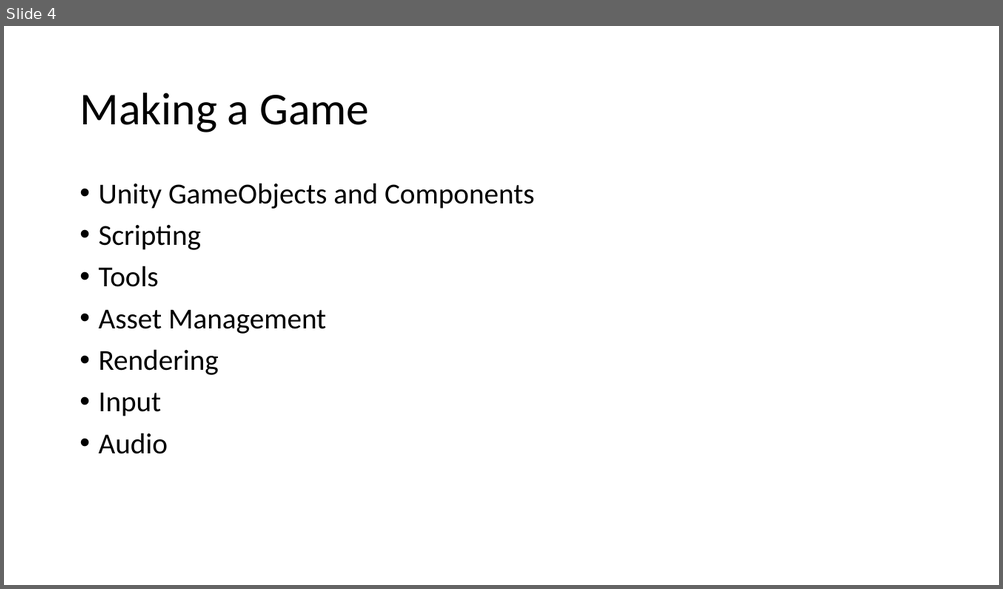
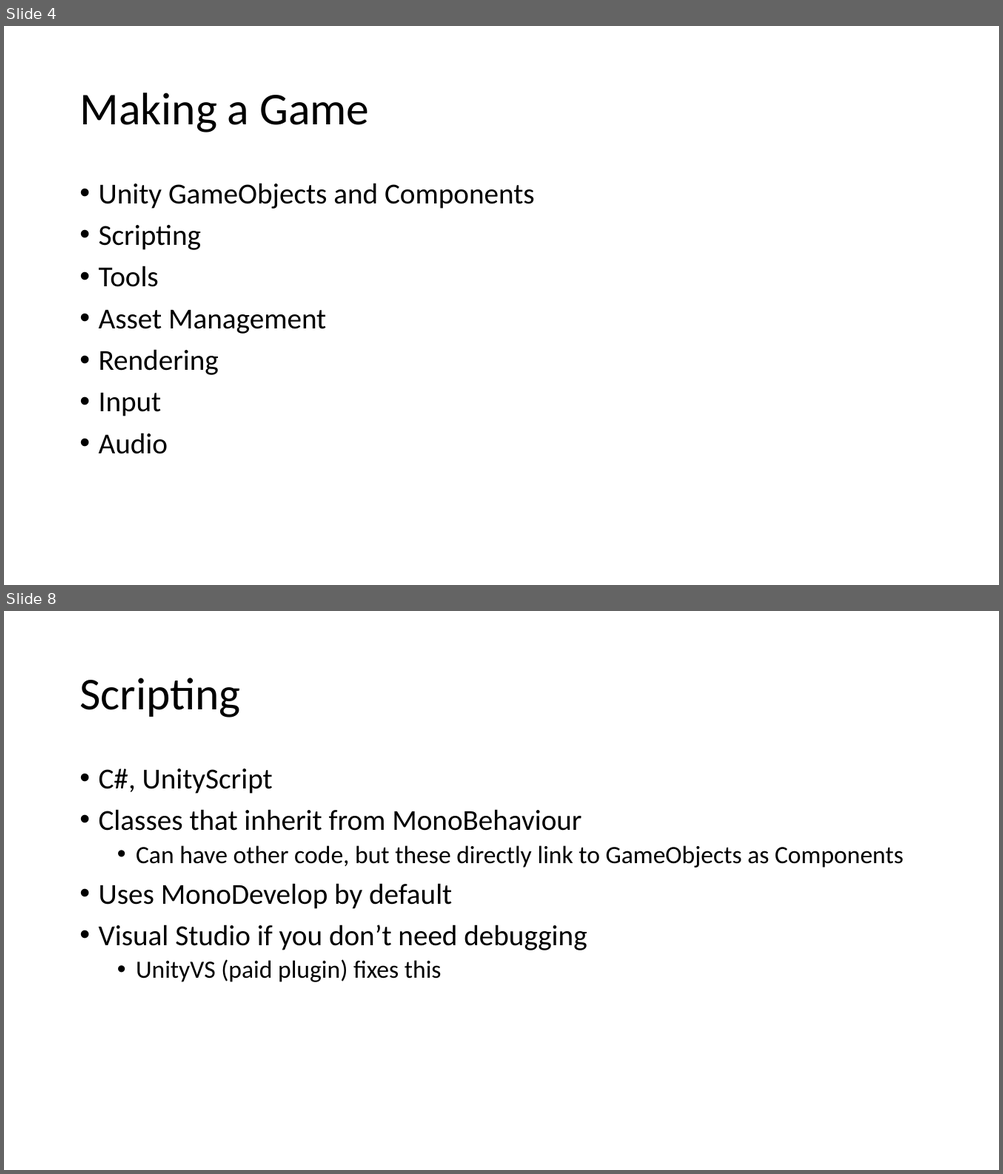
Before and after one commit to quandtm/UnitySTWorkshop, a slide deck: ST_Unity_101_Part1.pptx. Shown one above the other, each under a label of ours: slide 4 before the commit, slides 4 and 8 after it; the slides between them are not shown. The pictures are 1003x589 and 1003x1174 pixels, drawn with LibreOffice and Linux fonts; fonts in the diff are those of the drawing. Boxes give left, top, right and bottom in pixels: in the first picture for what was removed or moved away, otherwise in the second. Text is boxed around its words. In the diff, an @@ line names an element or a change of style, - is before the commit and + after.

Commit message:
Components, Prefabs and Scripts

```diff
--- a/ST_Unity_101_Part1.pptx
+++ b/ST_Unity_101_Part1.pptx
@@ slide 8 added at bbox=[4, 611, 999, 1170], background #FFFFFF @@
@@ title added at bbox=[79, 678, 240, 718], 44 pt, text #000000 @@
+Scripting
@@ text added at bbox=[99, 769, 903, 982], 28 pt, text #000000 @@
+• C#, UnityScript
+• Classes that inherit from MonoBehaviour
+  • Can have other code, but these directly link to GameObjects as Components
+• Uses MonoDevelop by default
+• Visual Studio if you don’t need debugging
+  • UnityVS (paid plugin) fixes this
```
Also in this commit, not shown: 2 slides changed, 3 other slides added.
